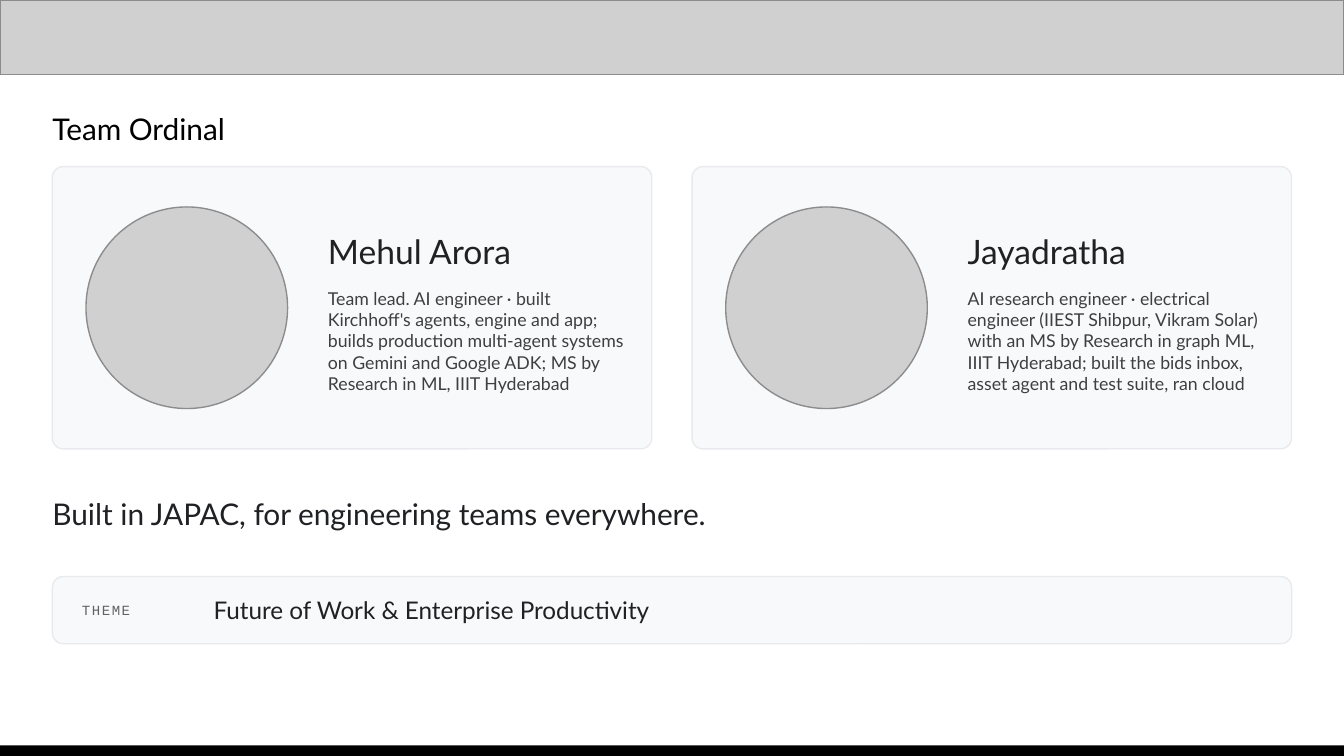
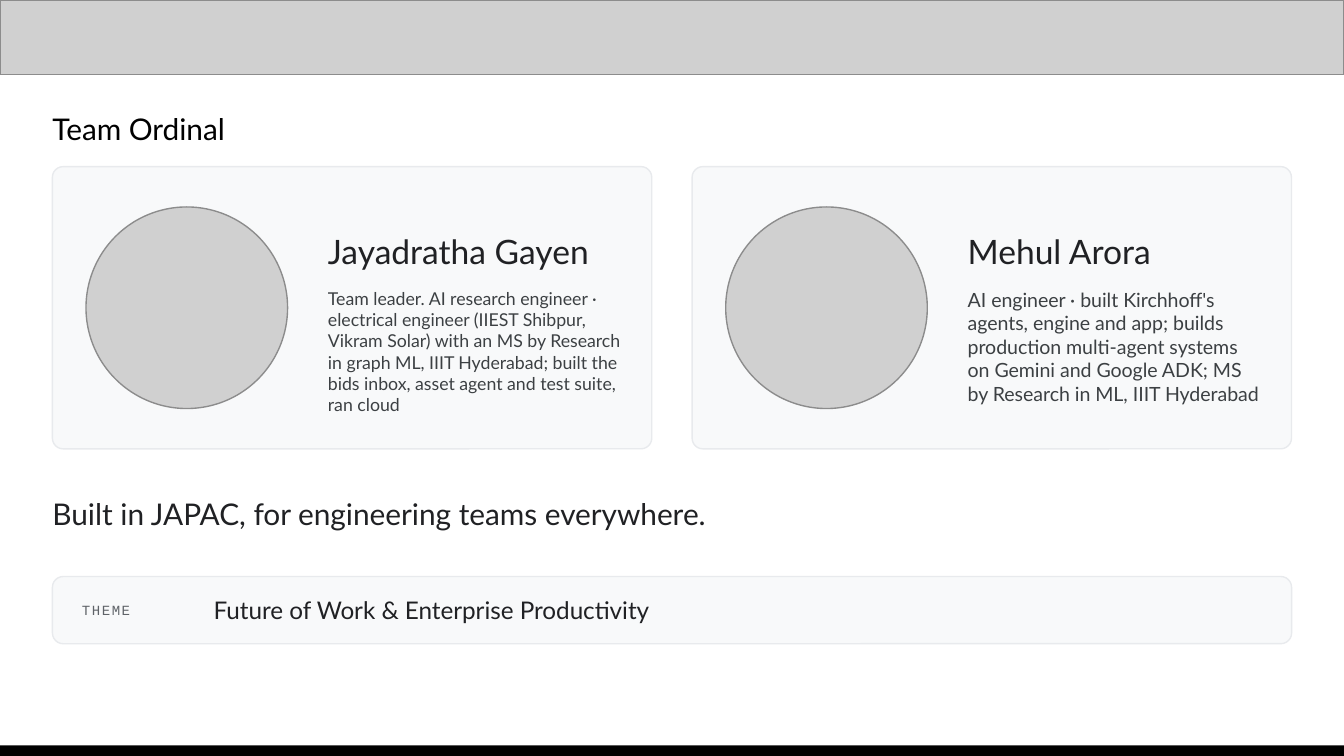
Before and after one commit to mehular0ra/kirchhoff, a slide deck: slide 14 of docs/submission/deck/Kirchhoff-AI-Builder-Cup.pptx. Drawn at 1344x756 pixels with LibreOffice and Linux fonts; fonts in the diff are those of the drawing; grey boxes stand for pictures. Boxes give left, top, right and bottom in pixels: in the first picture for what was removed or moved away, otherwise in the second. Text is boxed around its words. In the diff, an @@ line names an element or a change of style, - is before the commit and + after.

```diff
--- a/docs/submission/deck/Kirchhoff-AI-Builder-Cup.pptx
+++ b/docs/submission/deck/Kirchhoff-AI-Builder-Cup.pptx
@@ text at (328,239,589,270): text changed @@
-Mehul Arora
+Jayadratha Gayen
@@ text at (968,239,1151,265): text changed @@
-Jayadratha
+Mehul Arora
@@ text at (328,292,620,411): text changed @@
-Team lead. AI engineer · built Kirchhoff's agents, engine and app; builds production multi-agent systems on Gemini and Google ADK; MS by Research in ML, IIIT Hyderabad
+Team leader. AI research engineer · electrical engineer (IIEST Shibpur, Vikram Solar) with an MS by Research in graph ML, IIIT Hyderabad; built the bids inbox, asset agent and test suite, ran cloud
@@ text at (968,292,1259,405): text changed; size 9.5 to 10.5 pt @@
-AI research engineer · electrical engineer (IIEST Shibpur, Vikram Solar) with an MS by Research in graph ML, IIIT Hyderabad; built the bids inbox, asset agent and test suite, ran cloud
+AI engineer · built Kirchhoff's agents, engine and app; builds production multi-agent systems on Gemini and Google ADK; MS by Research in ML, IIIT Hyderabad
```
Also in this commit, not shown: 1 other slide changed, 7 other files.
